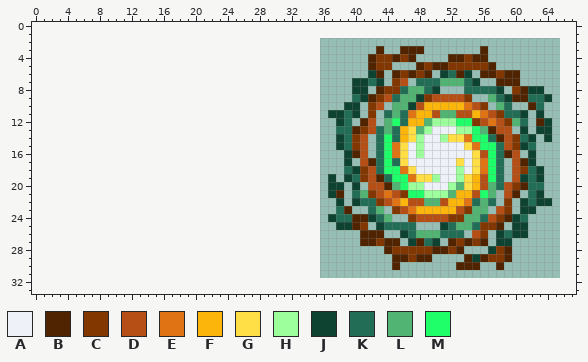
Two states of a sprite sheet, Content/Projectiles/Hostile/MeteorPortal.png. This is how it looked before the edit.
The file is 60x60 pixels, drawn in blocks of 2x2; one block is one cell here. The old version is drawn lined up with the new one, on the new canvas.
Palette (. is transparent): A #eef2f8  B #502400  C #833700  D #b64f15  E #e07314  F #fcb60b  G #ffdf45  H #9dff9c  J #0e4231  K #216d55  L #51b472  M #1eff69
Pixels before, first column x 37:
 3 ......B..BBB.......B........
 4 .....BCCBCB....BBCBB........
 5 .....BCC...BCBBCCCCCB.......
 6 .....JB.BCBCB.JKBJ.BBCBB....
 7 ...JJKJ.CD.KKKLLLKJ..BBB....
 8 ...JJ.BCCKLLKJ...KKKKJ.CBJJ.
 9 ...KJBCDKLLJCDDDDC..LKJBBKKJ
10 ..JJ.CD.LLJDFFFFFEDC.LK..BK.
11 JJKJ.C.KLKEFFDLLDDFEDCKKJ.J.
12 .JK.BD.LMKFFLHHHMMCDEDCLK.BJ
13 .KKBCDKLKFGLHAAAHHMLBDD.J.JJ
14 .JKCD.KMKFGHAAHGGEMMKBDCKJ.J
15 .JKCD.KMEGAHAAAAAGEMMKDCJK..
16 ..JBD.KMEGAHAAAAAAGDMKBD.J..
17 ..J.DBKMKGAAAAAAGAGEMK.DBJ..
18 ..KJCDKMMEGAAAAAHAGEMK.DCKJ.
19 J.JKCDBKMMEGGHAAHGFDMK.DJKJ.
20 JJ.J.DDBLMHHAAAHLGFDLKDCBKK.
21 JB.KLCDEDCMMHHHLFFDML.DB.KJ.
22 .J.JKKCDEFDDLLDFFEKLK.C.JKJJ
23 .KB..KL.CDEFFFFFDCLL.DC.JJ..
24 JKKBBJKL..CDDDDCCLLKDCBJK...
25 .JJBC.JKKKK...JKLLKCCB.JJ...
26 ....BBB..JKLLLKKK.DC.JKJJ...
27 ....BBCBB.JBKJ.BCBCB.JJ.....
28 .......BCCCCCBBCB...JCB.....
29 ........BBCBB....BJBCCB.....
30 ........B.......BBB..B......
Now the later version:
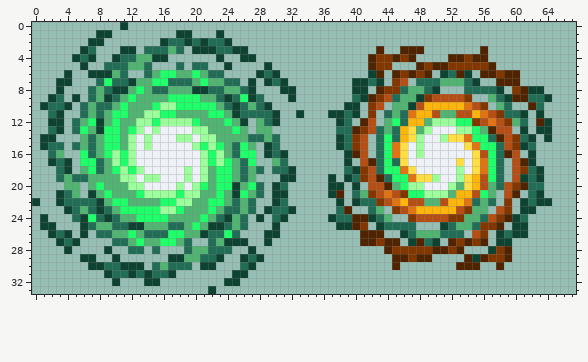
Changes in this commit:
canvas 30x30 -> 68x34, the old top-left corner now at 36,2
Changed rows in their new state; - is an unchanged pixel.
first column x 0:
 0 -----------J----------------------
 1 --------JJ--------JJ---J----------
 2 -------JJ-------JKKJKJKKJ---------
 3 ------JK---JJ-KKKLK-JJJKKJJ-------
 4 -----JKJ--JKKLLJJ------J--JJ------
 5 ------J--KKKLLK---K-KK--J----J----
 6 ----J--JJJLK--KLMMLLMLKK----JKJ---
 7 ---JJ---KMKKJLLMMKKKLMLLKK-J-JKJ--
 8 ---J---KLKJJLMLKKLLLJJKKLLKJ---JJ-
 9 --JK-J-KLJKLMLLLLMMMMLLKJKMJK---J-
10 -JKKJ-KLKKLMLLLMHHMMMMMLKJKLKJ----
11 --KJ--KLKLMMLLHHMMLLLLMMLJKKKKJ--J
12 --JJ-KLMJLMLLHHMHHHHMLLLMLJ-LKJ---
13 --KJ-KMLJMMLMHAHAAAAHHLLLML-LL----
14 -JJ---LKLMMLHAHAAAHHAHHLLLLKKLK---
15 -JKK-KLKLMMLHAHAAAAAHMHMLKML-JK---
16 --KL--MKLMHMHAAAAAAAAHMHLKMM-JKJ--
17 --JKJ-MMKLHMHAAAAAAAAHMHMLKM--LK--
18 ---KJ-LMKLMHMHAAAAAHAHLMMLKLK-KKJ-
19 ---KLKKLLLLHHAHHAAAHAHLMMLKL---JJ-
20 ----LL-LMLLLHHAAAAHAHMLMMJLMK-JK--
21 ---JKL-JLMLLLMHHHHMHHLLMLJMLK-JJ--
22 J--JKKKKJLMMLLLLMMHHLLMMLKLK--JK--
23 ----JKLKJKLMMMMMHHMLLLMLKKLK-JKKJ-
24 -J---KJMKJKLLMMMMLLLLMLKJLK-J-KJ--
25 -JJ---JKLLKKJJLLLKKLMLJJKLK---J---
26 --JKJ-J-KKLLMLKKKMMLLJKKMK---JJ---
27 ---JKJ----KKLMLLMMLK--KLJJJ--J----
28 ----J----J--KK-K---KLLKKK--J------
29 ------JJ--J------JJLLKKJ--JKJ-----
30 -------JJKKJJJ-KLKKK-JJ---KJ------
31 ---------JKKJKJKKJ-------JJ-------
32 ----------J---JJ--------JJ--------
33 ----------------------J-----------
Changed places in both pictures, as pixel boxes (x1, y1, x2, y2):
added: (32, 22, 304, 294)
